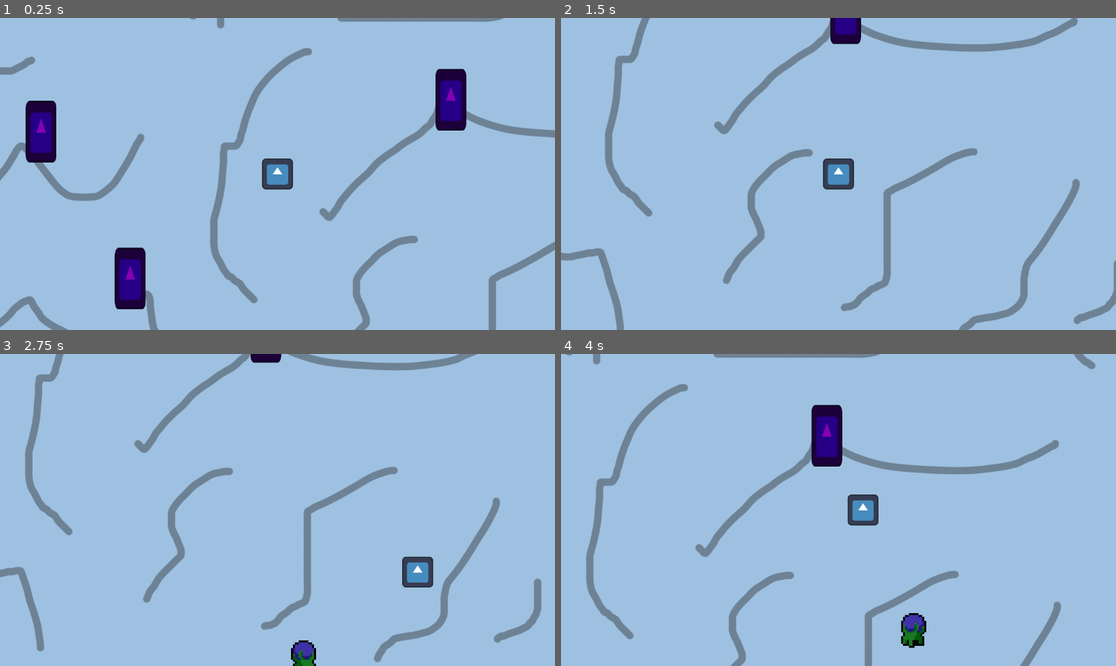
Above: before the commit, frames 1-4 (two rows, left to right).
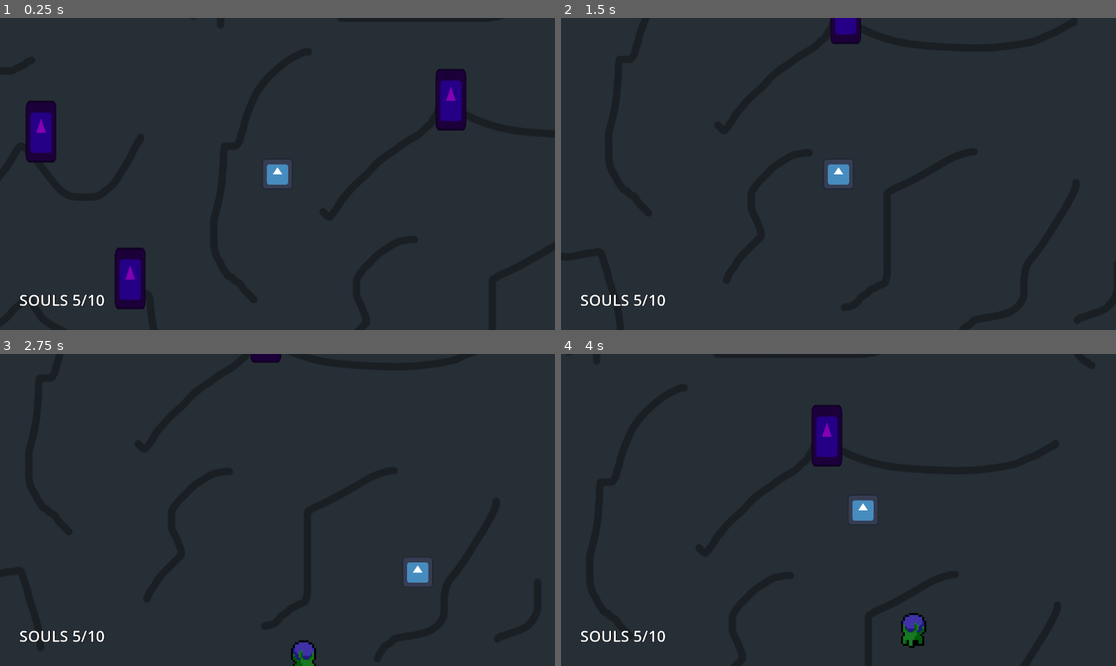
Above: after the commit, the same moments.

Repository: SleepyStudios/SummonerSurvivor
Game: Godot game, scene res://scenes/main.tscn
Two runs of this game, one before a commit and one after it. Both use one fixed random seed, a clock stepped at 60 frames per second and the inputs below. The engine's default icon, where the game draws it, is replaced by a stand-in: a white triangle on a blue panel in a dark square.
Inputs (mouse positions are in pixels of both pictures, inside the frame that each line leads up to):
- Up to frame 1 (0.25 s): no input
- Up to frame 2 (1.5 s): tap Enter at 0.5 s; move the mouse to (960, 158) at 0.52 s; hold Right (right) 0.53-1.28 s; tap Space (dash) at 0.6, 1.35 s; move the mouse to (727, 189) at 1.27 s; hold Down (down) from 1.28 s (still down)
- Up to frame 3 (2.75 s): move the mouse to (333, 441) at 2.02 s; release Down (down) at 2.03 s; hold Right (right) from 2.03 s (still down); tap Space (dash) at 2.1 s
- Up to frame 4 (4 s): move the mouse to (810, 572) at 2.77 s; release Right (right) at 2.78 s; hold Up (up) 2.78-3.53 s; tap Space (dash) at 2.85, 3.6 s; move the mouse to (1005, 556) at 3.52 s; hold Left (left) from 3.53 s (still down)

The runs differ from the first frame. In frame 1, 96% of the frame differs, in the area x 0-100%, y 0-100%; in frame 2, 99%; in frame 3, 99%; in frame 4, 98%.

Commit message:
add souls label

Diff:
--- a/scenes/main.tscn
+++ b/scenes/main.tscn
@@ -9,6 +9,7 @@
 [ext_resource type="Script" path="res://scripts/radial_menu.gd" id="6_lhuss"]
 [ext_resource type="Theme" uid="uid://yu1dowvtkl7f" path="res://assets/theme.tres" id="7_t471f"]
 [ext_resource type="Script" path="res://scripts/summon_button.gd" id="8_0lvb4"]
+[ext_resource type="Script" path="res://scripts/souls_label.gd" id="10_3dof2"]
 
 [sub_resource type="RectangleShape2D" id="RectangleShape2D_fotqp"]
 size = Vector2(100, 1080)
@@ -22,6 +23,7 @@
 [node name="Scene" type="Node2D"]
 
 [node name="BG" type="Sprite2D" parent="."]
+modulate = Color(0.239216, 0.239216, 0.239216, 1)
 texture = ExtResource("1_2ejo1")
 
 [node name="Bounds" type="Node2D" parent="."]
@@ -61,25 +63,24 @@
 [node name="Monuments" type="Node2D" parent="."]
 script = ExtResource("3_loki5")
 
-[node name="CanvasLayer" type="CanvasLayer" parent="."]
-
-[node name="RadialMenu" type="Control" parent="CanvasLayer"]
+[node name="RadialMenu" type="Control" parent="."]
 visible = false
+z_index = 999
 layout_mode = 3
 anchors_preset = 8
 anchor_left = 0.5
 anchor_top = 0.5
 anchor_right = 0.5
 anchor_bottom = 0.5
-offset_left = -20.0
-offset_top = -20.0
-offset_right = 20.0
-offset_bottom = 20.0
+offset_left = 556.0
+offset_top = 304.0
+offset_right = 596.0
+offset_bottom = 344.0
 grow_horizontal = 2
 grow_vertical = 2
 script = ExtResource("6_lhuss")
 
-[node name="Button" type="Button" parent="CanvasLayer/RadialMenu"]
+[node name="Button" type="Button" parent="RadialMenu"]
 custom_minimum_size = Vector2(90, 90)
 layout_mode = 0
 offset_top = -90.0
@@ -91,25 +92,25 @@
 creature_scene = "bomber"
 cost = 5
 
-[node name="TextureRect" type="TextureRect" parent="CanvasLayer/RadialMenu/Button"]
-modulate = Color(1, 1, 1, 0.196078)
-layout_mode = 1
-anchors_preset = 8
-anchor_left = 0.5
-anchor_top = 0.5
-anchor_right = 0.5
-anchor_bottom = 0.5
-offset_left = -20.0
-offset_top = -20.0
-offset_right = 20.0
-offset_bottom = 20.0
-grow_horizontal = 2
-grow_vertical = 2
-texture = ExtResource("5_6bfam")
-expand_mode = 2
-stretch_mode = 4
-
-[node name="Button2" type="Button" parent="CanvasLayer/RadialMenu"]
+[node name="TextureRect" type="TextureRect" parent="RadialMenu/Button"]
+modulate = Color(1, 1, 1, 0.196078)
+layout_mode = 1
+anchors_preset = 8
+anchor_left = 0.5
+anchor_top = 0.5
+anchor_right = 0.5
+anchor_bottom = 0.5
+offset_left = -20.0
+offset_top = -20.0
+offset_right = 20.0
+offset_bottom = 20.0
+grow_horizontal = 2
+grow_vertical = 2
+texture = ExtResource("5_6bfam")
+expand_mode = 2
+stretch_mode = 4
+
+[node name="Button2" type="Button" parent="RadialMenu"]
 custom_minimum_size = Vector2(90, 90)
 layout_mode = 0
 offset_left = -90.0
@@ -122,25 +123,25 @@
 creature_scene = "bomber"
 cost = 5
 
-[node name="TextureRect" type="TextureRect" parent="CanvasLayer/RadialMenu/Button2"]
-modulate = Color(1, 1, 1, 0.196078)
-layout_mode = 1
-anchors_preset = 8
-anchor_left = 0.5
-anchor_top = 0.5
-anchor_right = 0.5
-anchor_bottom = 0.5
-offset_left = -20.0
-offset_top = -20.0
-offset_right = 20.0
-offset_bottom = 20.0
-grow_horizontal = 2
-grow_vertical = 2
-texture = ExtResource("5_6bfam")
-expand_mode = 2
-stretch_mode = 4
-
-[node name="Button3" type="Button" parent="CanvasLayer/RadialMenu"]
+[node name="TextureRect" type="TextureRect" parent="RadialMenu/Button2"]
+modulate = Color(1, 1, 1, 0.196078)
+layout_mode = 1
+anchors_preset = 8
+anchor_left = 0.5
+anchor_top = 0.5
+anchor_right = 0.5
+anchor_bottom = 0.5
+offset_left = -20.0
+offset_top = -20.0
+offset_right = 20.0
+offset_bottom = 20.0
+grow_horizontal = 2
+grow_vertical = 2
+texture = ExtResource("5_6bfam")
+expand_mode = 2
+stretch_mode = 4
+
+[node name="Button3" type="Button" parent="RadialMenu"]
 custom_minimum_size = Vector2(90, 90)
 layout_mode = 0
 offset_top = 90.0
@@ -154,25 +155,25 @@
 creature_scene = "bomber"
 cost = 5
 
-[node name="TextureRect" type="TextureRect" parent="CanvasLayer/RadialMenu/Button3"]
-modulate = Color(1, 1, 1, 0.196078)
-layout_mode = 1
-anchors_preset = 8
-anchor_left = 0.5
-anchor_top = 0.5
-anchor_right = 0.5
-anchor_bottom = 0.5
-offset_left = -20.0
-offset_top = -20.0
-offset_right = 20.0
-offset_bottom = 20.0
-grow_horizontal = 2
-grow_vertical = 2
-texture = ExtResource("5_6bfam")
-expand_mode = 2
-stretch_mode = 4
-
-[node name="Button4" type="Button" parent="CanvasLayer/RadialMenu"]
+[node name="TextureRect" type="TextureRect" parent="RadialMenu/Button3"]
+modulate = Color(1, 1, 1, 0.196078)
+layout_mode = 1
+anchors_preset = 8
+anchor_left = 0.5
+anchor_top = 0.5
+anchor_right = 0.5
+anchor_bottom = 0.5
+offset_left = -20.0
+offset_top = -20.0
+offset_right = 20.0
+offset_bottom = 20.0
+grow_horizontal = 2
+grow_vertical = 2
+texture = ExtResource("5_6bfam")
+expand_mode = 2
+stretch_mode = 4
+
+[node name="Button4" type="Button" parent="RadialMenu"]
 custom_minimum_size = Vector2(90, 90)
 layout_mode = 0
 offset_left = 90.0
@@ -186,7 +187,7 @@
 creature_scene = "bomber"
 cost = 5
 
-[node name="TextureRect" type="TextureRect" parent="CanvasLayer/RadialMenu/Button4"]
+[node name="TextureRect" type="TextureRect" parent="RadialMenu/Button4"]
 modulate = Color(1, 1, 1, 0.196078)
 layout_mode = 1
 anchors_preset = 8
@@ -228,10 +229,25 @@
 wait_time = 0.5
 one_shot = true
 
+[node name="CanvasLayer" type="CanvasLayer" parent="."]
+
+[node name="Label" type="Label" parent="CanvasLayer"]
+anchors_preset = 2
+anchor_top = 1.0
+anchor_bottom = 1.0
+offset_left = 40.0
+offset_top = -85.0
+offset_right = 142.0
+offset_bottom = -40.0
+grow_vertical = 0
+theme = ExtResource("7_t471f")
+text = "SOULS"
+script = ExtResource("10_3dof2")
+
 [connection signal="timeout" from="Spawner/Timer" to="Spawner" method="_on_timer_timeout"]
-[connection signal="pressed" from="CanvasLayer/RadialMenu/Button" to="CanvasLayer/RadialMenu/Button" method="_on_pressed"]
-[connection signal="pressed" from="CanvasLayer/RadialMenu/Button2" to="CanvasLayer/RadialMenu/Button2" method="_on_pressed"]
-[connection signal="pressed" from="CanvasLayer/RadialMenu/Button3" to="CanvasLayer/RadialMenu/Button3" method="_on_pressed"]
-[connection signal="pressed" from="CanvasLayer/RadialMenu/Button4" to="CanvasLayer/RadialMenu/Button4" method="_on_pressed"]
+[connection signal="pressed" from="RadialMenu/Button" to="RadialMenu/Button" method="_on_pressed"]
+[connection signal="pressed" from="RadialMenu/Button2" to="RadialMenu/Button2" method="_on_pressed"]
+[connection signal="pressed" from="RadialMenu/Button3" to="RadialMenu/Button3" method="_on_pressed"]
+[connection signal="pressed" from="RadialMenu/Button4" to="RadialMenu/Button4" method="_on_pressed"]
 [connection signal="timeout" from="Player/DashTimer" to="Player" method="_on_dash_timer_timeout"]
 [connection signal="timeout" from="Player/DashCooldownTimer" to="Player" method="_on_dash_cooldown_timer_timeout"]
--- a/scripts/player.gd
+++ b/scripts/player.gd
@@ -8,7 +8,7 @@
 @onready var dash_cooldown_timer: Timer = $"DashCooldownTimer"
 @onready var bg: Sprite2D = $"../BG"
 @onready var monuments_spawner: MonumentsSpawner = $"../Monuments"
-@onready var radial_menu: RadialMenu = $"../CanvasLayer/RadialMenu"
+@onready var radial_menu: RadialMenu = $"../RadialMenu"
 
 var speed = BASE_SPEED
 var can_dash = true
--- a/scripts/radial_menu.gd
+++ b/scripts/radial_menu.gd
@@ -1,7 +1,7 @@
 @tool
 class_name RadialMenu extends Control
 
-@onready var player: Player = $"../../Player"
+@onready var player: Player = $"../Player"
 
 const MOUSE_OFFSET = Vector2(44, 44)
 
--- /dev/null
+++ b/scripts/souls_label.gd
@@ -0,0 +1,6 @@
+extends Label
+
+@onready var player: Player = $"../../Player"
+
+func _process(_delta: float) -> void:
+	text = "SOULS %s/%s" % [player.souls, player.max_soul_capacity]
--- a/scripts/summon_button.gd
+++ b/scripts/summon_button.gd
@@ -5,8 +5,8 @@
 @export var creature_scene: String
 @export var cost: int
 
-@onready var player: Player = $"../../../Player"
-@onready var cam: Camera2D = $"../../../Player/Camera2D"
+@onready var player: Player = $"../../Player"
+@onready var cam: Camera2D = $"../../Player/Camera2D"
 
 func _ready() -> void:
 	tooltip_text = "Summon %s (%s)" % [creature_name, cost]
@@ -20,7 +20,7 @@
 func _on_pressed() -> void:
 	print("res://scenes/%s.tscn %s %s" % [creature_scene, get_parent().position, player.position])
 	var creature = load("res://scenes/%s.tscn" % [creature_scene]).instantiate()
-	creature.position = get_parent().position - Vector2(get_viewport_rect().size.x * 0.5, get_viewport_rect().size.y * 0.5) + get_parent().MOUSE_OFFSET
+	creature.position = get_parent().position + get_parent().MOUSE_OFFSET
 
 	player.get_parent().add_child(creature)
 
Not shown: 1 places in scenes/main.tscn that only renumber resources
